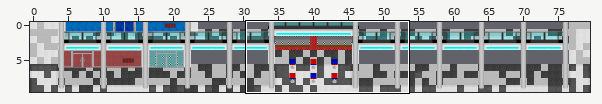
A Tiled map gets an edit: assets/test.tmx. The picture above shows the old version from afar; the outline marks the close-up.
Close-up. First the earlier version:
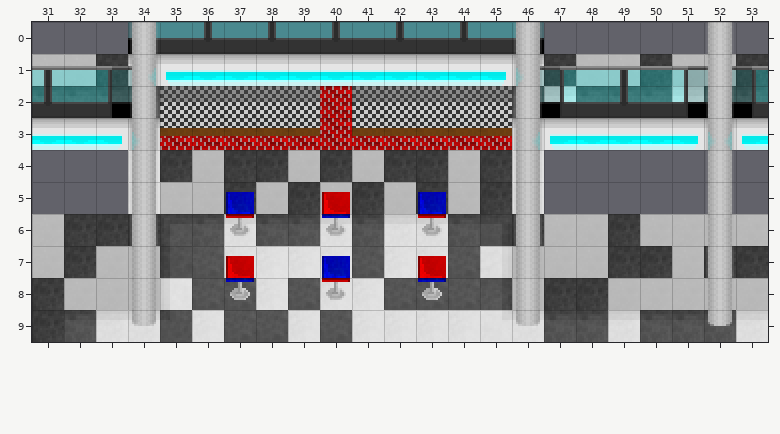
Cells are 16x16 px. Shown: x 31..53, y 0..9.
New version:
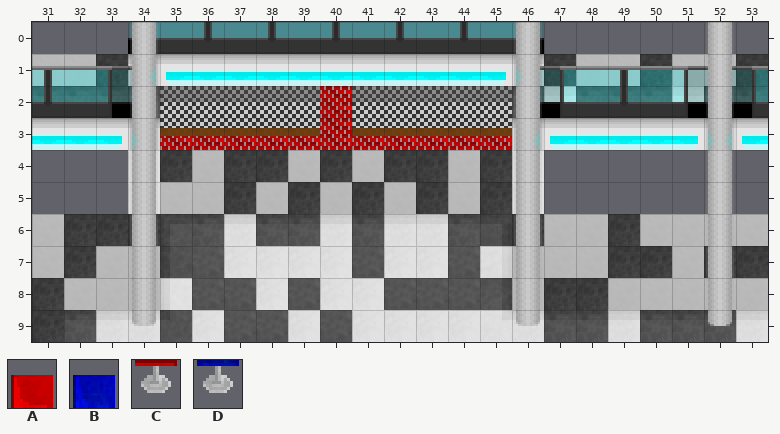
Key: from "Tilemap": A 195, B 196, C 227, D 228.
_ is an empty cell.
From old to new:
{"where": "layer \"Background\""}
{"y":5,"x":37,"old":"B","new":"_"}
{"y":5,"x":40,"old":"A","new":"_"}
{"y":5,"x":43,"old":"B","new":"_"}
{"y":6,"x":37,"old":"C","new":"_"}
{"y":6,"x":40,"old":"D","new":"_"}
{"y":6,"x":43,"old":"C","new":"_"}
{"y":7,"x":37,"old":"A","new":"_"}
{"y":7,"x":40,"old":"B","new":"_"}
{"y":7,"x":43,"old":"A","new":"_"}
{"y":8,"x":37,"old":"D","new":"_"}
{"y":8,"x":40,"old":"C","new":"_"}
{"y":8,"x":43,"old":"D","new":"_"}
{"label":"removed","picture_box":[226,192,254,300]}
{"label":"removed","picture_box":[322,192,350,300]}
{"label":"removed","picture_box":[418,192,446,300]}
